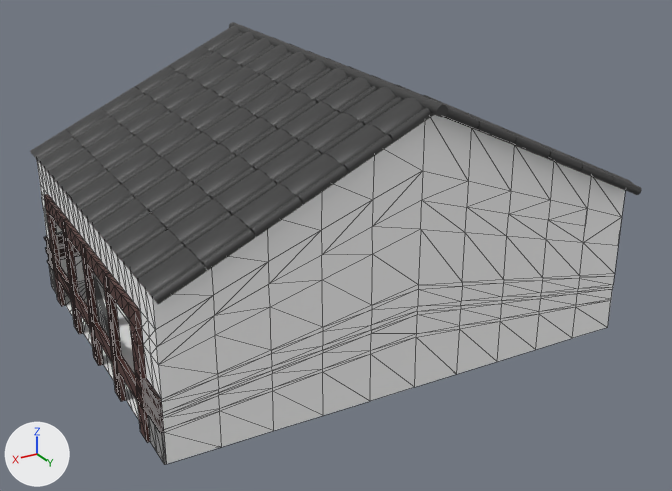
The glTF model run/textures/build/build4.glb: old version first, new version second.
One viewpoint serves both versions: a camera (50 mm lens) standing at (1.322, 2.239, 1.415) and looking at (0.022, 0.072, 0.332). The lights are fixed; the arrows at lower left show +X, +Y and +Z. Mesh edges are drawn as thin lines on the coarser meshes. Where no turn or scale is listed for an object, it has been applied to the vertices.

Script lines for the objects in view, before the commit:
```python
me_円柱 = bpy.data.meshes.new('円柱')
me_円柱.from_pydata(...)  # 64 vertices, 124 faces; spans x -0.039..0.039, y -0.605..0.605, z -0.015..0.015
me_円柱.materials.append(mat_マテリアル_001)  # black #3b3b3b
me_円柱_001 = bpy.data.meshes.new('円柱.001')
me_円柱_001.from_pydata(...)  # 11507 vertices, 22078 faces; spans x -0.721..0.72, y -0.638..0.585, z -0.173..0.176
me_円柱_001.materials.append(mat_マテリアル)  # black #3b3b3b
me_立方体_019 = bpy.data.meshes.new('立方体.019')
me_立方体_019.from_pydata(...)  # 721 vertices, 1378 faces; spans x -0.705..0.714, y -0.565..0.565, z -0.221..0.533
# faces by material slot: [720, 474, 156, 28]
me_立方体_019.materials.append(mat_マテリアル_024)  # white #ffffff
me_立方体_019.materials.append(mat_マテリアル_002)  # brown #4e2e29
me_立方体_019.materials.append(mat_マテリアル_003)  # brown #301c19
me_立方体_019.materials.append(mat_マテリアル_004)  # grey #999999
ob_円柱 = bpy.data.objects.new('円柱', me_円柱_001)
ob_円柱.location = (0.033, 0.011, 0.7)
ob_円柱_001 = bpy.data.objects.new('円柱.001', me_円柱)
ob_円柱_001.location = (0.036, -0.002, 0.865)
ob_立方体_019 = bpy.data.objects.new('立方体.019', me_立方体_019)
ob_立方体_019.location = (0.032, -0.018, 0.316)
```
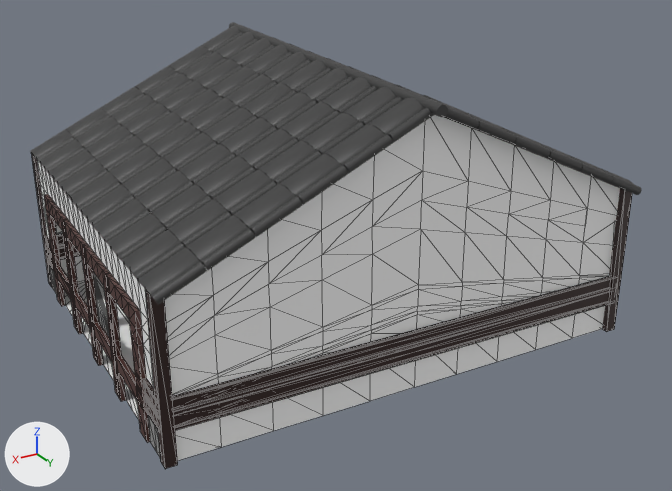
The change, as a diff of the scene's bpy script:
```diff
--- a/run/textures/build/build4.glb.py
+++ b/run/textures/build/build4.glb.py
@@ mat_マテリアル_007 @@
+mat_マテリアル_007 = principled_material('マテリアル.007')
+mat_マテリアル_007.base_color = (0.0296, 0.0116, 0.00972)  # brown #301c19
@@ mat_マテリアル_006 @@
+mat_マテリアル_006 = principled_material('マテリアル.006')
+mat_マテリアル_006.base_color = (0.0296, 0.0116, 0.00972)  # brown #301c19
@@ me_立方体_002 @@
+me_立方体_002.from_pydata(...)  # 32 vertices, 48 faces; spans x -1.417..0.016, y -1.117..0.065, z -0.224..0.224
+me_立方体_002.materials.append(mat_マテリアル_007)  # brown #301c19
@@ me_立方体_001 @@
+me_立方体_001.from_pydata(...)  # 32 vertices, 56 faces; spans x -0.689..0.689, y -0.03..0.03, z -0.044..0.044
+me_立方体_001.materials.append(mat_マテリアル_006)  # brown #301c19
@@ ob_立方体_002 @@
+ob_立方体_002 = bpy.data.objects.new('立方体.002', me_立方体_002)
+ob_立方体_002.location = (0.732, 0.5, 0.319)
@@ ob_立方体_001 @@
+ob_立方体_001 = bpy.data.objects.new('立方体.001', me_立方体_001)
+ob_立方体_001.location = (0.054, 0.531, 0.228)
```

Changed parts and their boxes [x1, y1, x2, y2] in the pictures (672 x 491 px):
'立方体.001', added
    after: [172, 276, 613, 430]
'立方体.002', added
    after: [32, 155, 632, 469]
